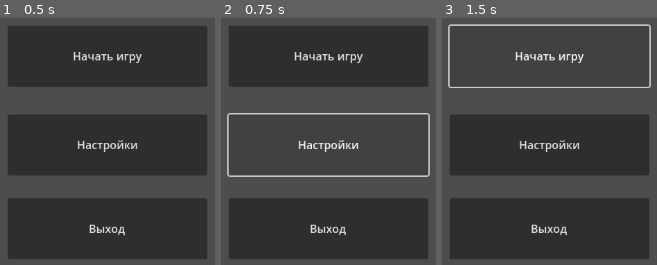
Above: before the commit, frames 1-3 (left to right).
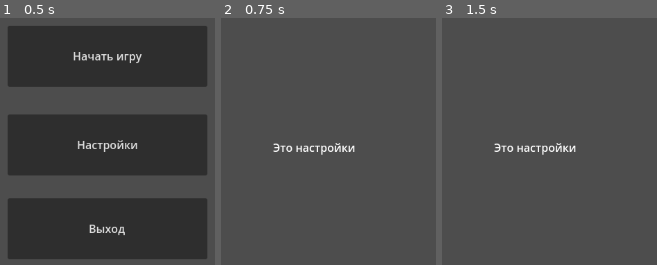
Above: after the commit, the same moments.

Repository: BrightKii/Space-Adventure
Game: Godot game, scene res://main_menu.tscn
Two runs of this game, one before a commit and one after it. Both use one fixed random seed, a clock stepped at 60 frames per second and the inputs below. The project has no main scene, so this scene is started directly.
Inputs (mouse positions are in pixels of both pictures, inside the frame that each line leads up to):
- Up to frame 1 (0.5 s): no input
- Up to frame 2 (0.75 s): click "Настройки" at 0.5 s
- Up to frame 3 (1.5 s): click (549, 55) at 1.25 s, where only the run before the commit has a clickable "Начать игру"

Frame 1 is identical in both runs. In frame 2, 48% of the frame differs, in the area x 2-98%, y 3-98%; in frame 3, 47%.

Commit message:
Функционал кнопок
К существующему меню, состоящем только из базовых кнопок, добавил функционал для основных кнопок. Выход - закрывает игру, Начать игру и Настройки соответственно переносит на другие сцены с пометки с помощью label. Чуть позже оставлю комменты для проверки их работы и для того, чтоб каждый знал, что за что отвечает.

Diff:
--- /dev/null
+++ b/main_menu.gd
@@ -0,0 +1,11 @@
+extends Node2D
+
+func _on_start_pressed():
+	get_tree().change_scene_to_file("res://space.tscn")
+
+
+func _on_settings_pressed():
+	get_tree().change_scene_to_file("res://settings.tscn")
+
+func _on_exit_pressed():
+	get_tree().quit()
--- a/main_menu.tscn
+++ b/main_menu.tscn
@@ -1,6 +1,9 @@
-[gd_scene format=3 uid="uid://cjwyjvq2qoebu"]
+[gd_scene load_steps=2 format=3 uid="uid://cjwyjvq2qoebu"]
+
+[ext_resource type="Script" path="res://main_menu.gd" id="1_kmg73"]
 
 [node name="MainMenu" type="Node2D"]
+script = ExtResource("1_kmg73")
 
 [node name="Start" type="Button" parent="."]
 offset_left = 432.0
@@ -23,3 +26,7 @@
 offset_bottom = 481.0
 text = "Выход
 "
+
+[connection signal="pressed" from="Start" to="." method="_on_start_pressed"]
+[connection signal="pressed" from="Settings" to="." method="_on_settings_pressed"]
+[connection signal="pressed" from="Exit" to="." method="_on_exit_pressed"]
--- /dev/null
+++ b/settings.tscn
@@ -0,0 +1,12 @@
+[gd_scene format=3 uid="uid://b0lolyspxxmnp"]
+
+[node name="Settings" type="Node2D"]
+
+[node name="Label" type="Label" parent="."]
+offset_left = 472.0
+offset_top = 304.0
+offset_right = 640.0
+offset_bottom = 336.0
+text = "Это настройки"
+horizontal_alignment = 1
+vertical_alignment = 1
--- /dev/null
+++ b/space.tscn
@@ -0,0 +1,12 @@
+[gd_scene format=3 uid="uid://c4utproqfxo80"]
+
+[node name="Space" type="Node2D"]
+
+[node name="Label" type="Label" parent="."]
+offset_left = 488.0
+offset_top = 296.0
+offset_right = 615.0
+offset_bottom = 319.0
+text = "Это космос"
+horizontal_alignment = 1
+vertical_alignment = 1
